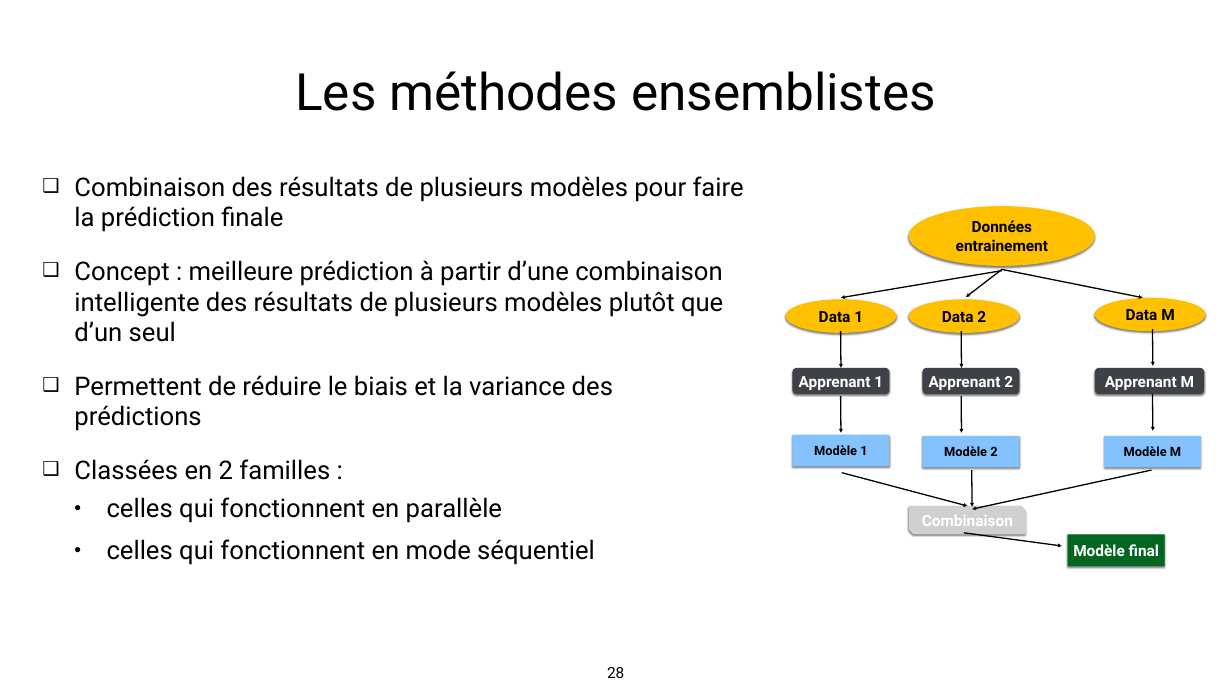
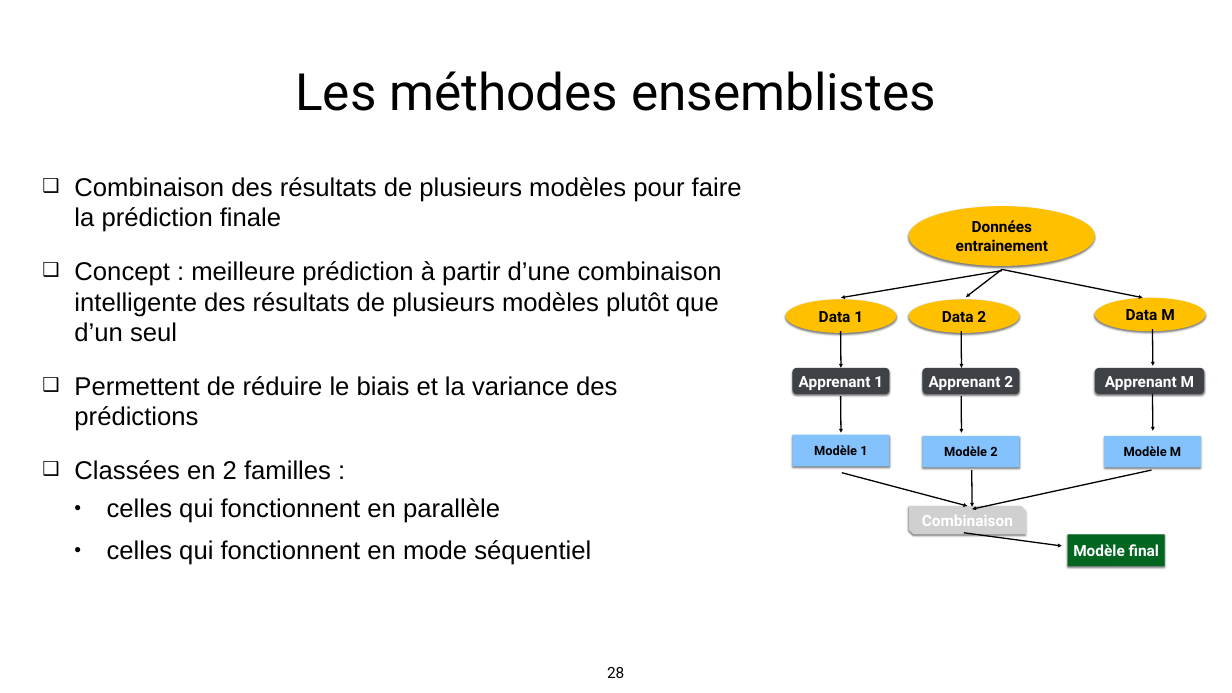
Before and after one commit to makboulhoussen/projet5, a slide deck: slide 28 of rapport/DS-Projet5-AzimM-V1.0.pptx. Drawn at 1232x693 pixels with LibreOffice and Linux fonts; fonts in the diff are those of the drawing; grey boxes stand for pictures. Boxes give left, top, right and bottom in pixels: in the first picture for what was removed or moved away, otherwise in the second. Text is boxed around its words. In the diff, an @@ line names an element or a change of style, - is before the commit and + after.

```diff
--- a/rapport/DS-Projet5-AzimM-V1.0.pptx
+++ b/rapport/DS-Projet5-AzimM-V1.0.pptx
@@ text "Combinaison des résultats de plusieurs ..." at <box>74,177,742,565</box>: font Roboto to Arial @@
```
Also in this commit, not shown: 5 other slides changed, 3 slides added.
